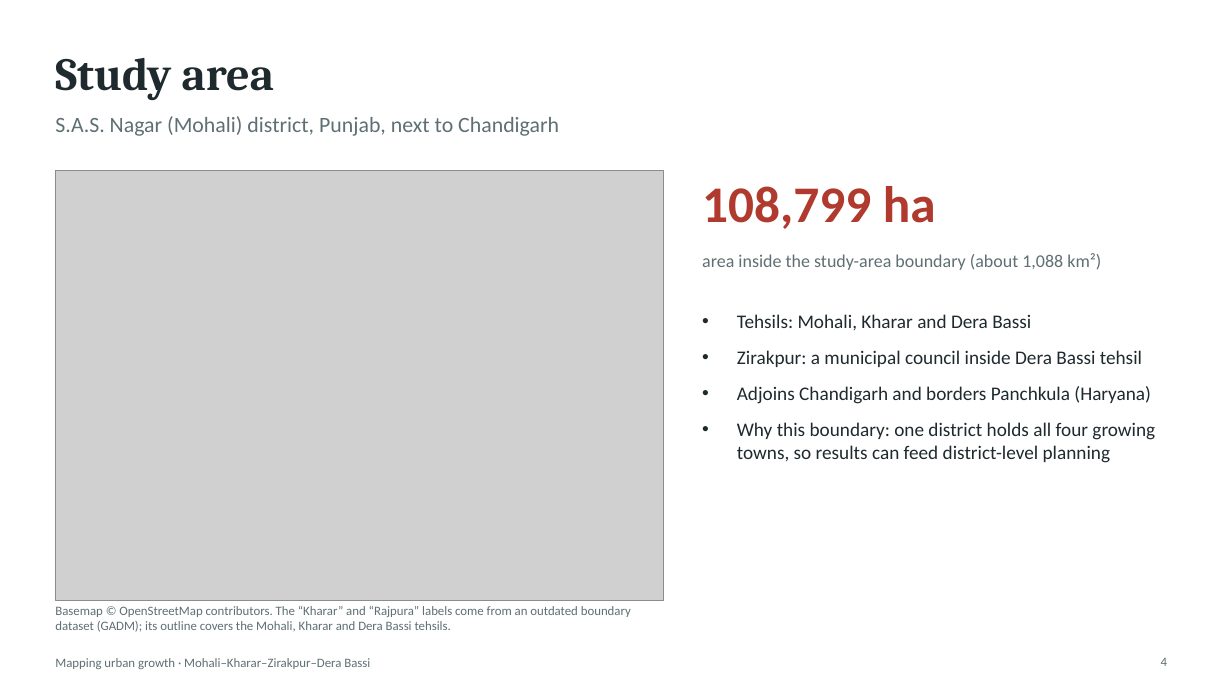
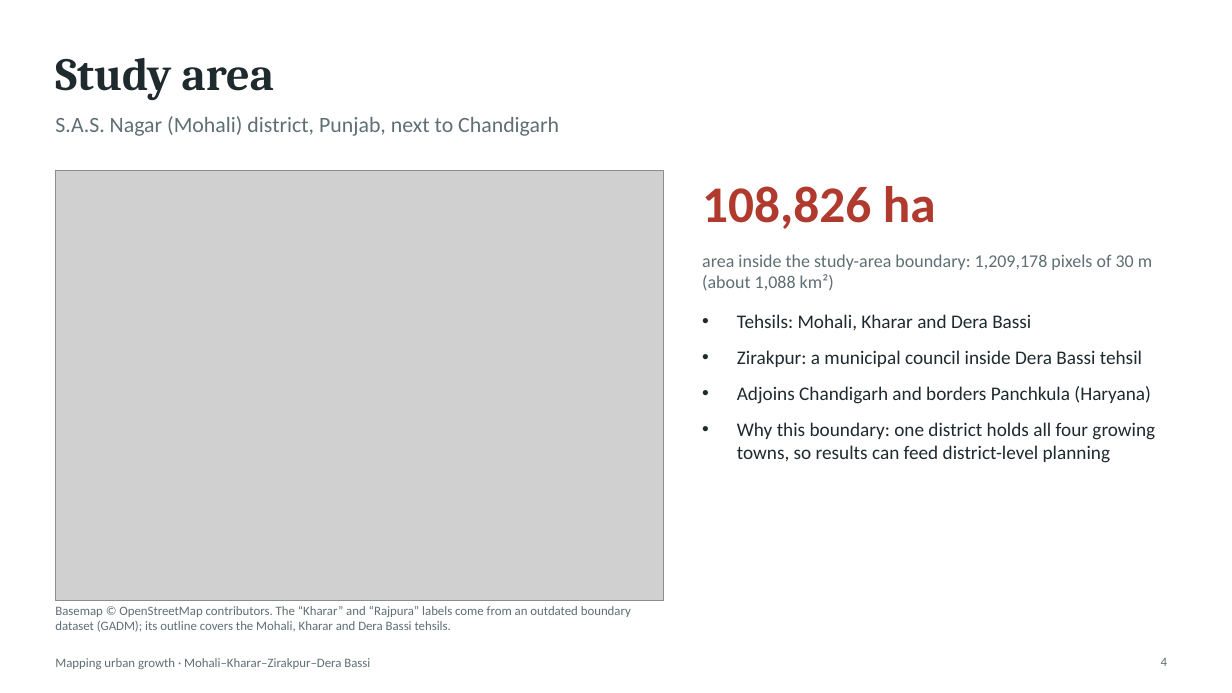
Before and after one commit to SharmaAbhimanyueco/Supriyaaanya, a slide deck: slide 4 of slides/Urban_Growth_Mohali_slides.pptx. Drawn at 1232x693 pixels with LibreOffice and Linux fonts; fonts in the diff are those of the drawing; grey boxes stand for pictures. Boxes give left, top, right and bottom in pixels: in the first picture for what was removed or moved away, otherwise in the second. Text is boxed around its words. In the diff, an @@ line names an element or a change of style, - is before the commit and + after.

```diff
--- a/slides/Urban_Growth_Mohali_slides.pptx
+++ b/slides/Urban_Growth_Mohali_slides.pptx
@@ text at box(702, 186, 936, 229): text changed @@
-108,799 ha
+108,826 ha
@@ text at box(702, 254, 1152, 290): text changed @@
-area inside the study-area boundary (about 1,088 km²)
+area inside the study-area boundary: 1,209,178 pixels of 30 m (about 1,088 km²)
```
Also in this commit, not shown: 1 other slide changed, 13 other files.
